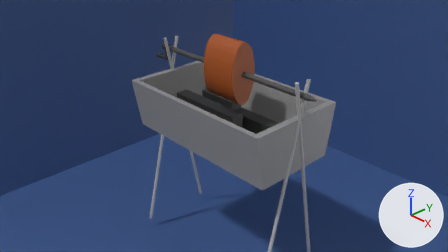
The Blender file guruguruniku/guruguruniku.blend as it was, and as the next commit left it.
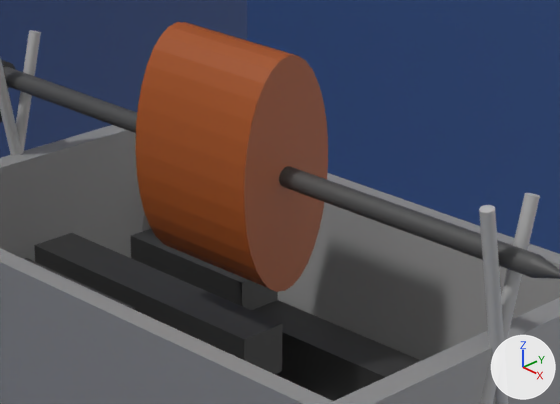
Each version appears first from the file's camera 'Camera', and next in a close-up on the part from 37% to 71% of the width and 11% to 54% of the height. Lighting does not change. The marker at lower right points along +X, +Y and +Z.

Script lines for the objects in view, before the commit:
```python
me_cube_002 = bpy.data.meshes.new('Cube.002')
me_cube_002.from_pydata([(-1.0, -1.0, -1.0), (-1.0, -1.0, 1.0), (-1.0, 1.0, -1.0), (-1.0, 1.0, 1.0), (1.0, -1.0, -1.0), (1.0, 1.0, -1.0), (1.0, 1.0, 1.0)], [], [(0, 2, 3, 1), (2, 5, 6, 3), (2, 0, 4, 5)])
me_cube_002.materials.append(mat_material)  # blue #3e598b
me_cube_005 = bpy.data.meshes.new('Cube.005')
me_cube_005.from_pydata(...)  # a box spanning x -1.0..1.0, y -1.0..1.0, z -1.0..1.0
me_cube_005.materials.append(mat_material_004)  # black #343434
me_cylinder_007 = bpy.data.meshes.new('Cylinder.007')
me_cylinder_007.from_pydata(...)  # 480 vertices, 300 faces; spans x -8.6..107.1, y -2.0..2.2, z -8.1..2.2
# faces by material slot: [234, 66]
me_cylinder_007.materials.append(mat_material_004)  # black #343434
me_cylinder_007.materials.append(mat_material_003)  # dark grey #4b4b4b
ob_cube_001 = bpy.data.objects.new('Cube.001', me_cube_002)
ob_cube_001.location = (0.0, 0.0, 2.966)
ob_cube_001.scale = (6.28, 6.28, 6.28)
ob_cube_004 = bpy.data.objects.new('Cube.004', me_cube_005)
ob_cube_004.location = (-0.838, 0.569, 0.328)
ob_cube_004.scale = (0.528, 0.157, 0.157)
ob_cylinder_007 = bpy.data.objects.new('Cylinder.007', me_cylinder_007)
ob_cylinder_007.location = (-2.195, -0.001, 1.496)
ob_cylinder_007.scale = (0.0424, 0.0424, 0.0424)
# also in view: 'Cylinder.005' at (0.01, 0.0, 1.5); 'Cube.002' at (0.74, 0.5, 0.16); 'Cylinder.003' at (-2.0, 0.32, -0.64); 'Cube' at (0.0, 0.0, 0.4); 'Cylinder.002' at (-2.0, -0.4, -0.64)
```
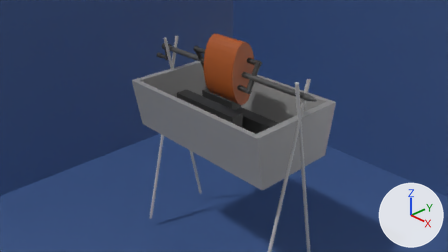
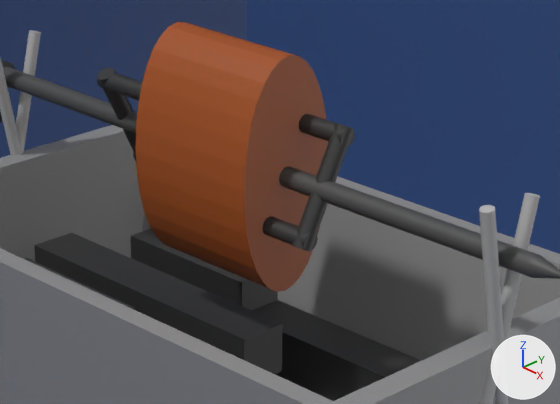
What differs and where, as boxes (x1, y1, x2, y2) in the close-ups (560 x 404 px):
part 1 of me_cylinder_007, added (black)
    after: (262, 216, 318, 250)
part 2 of me_cylinder_007, added (black)
    after: (292, 123, 354, 252)
part 3 of me_cylinder_007, added (black)
    after: (97, 71, 142, 100)
part 4 of me_cylinder_007, added (black)
    after: (97, 67, 136, 156)
part 5 of me_cylinder_007, added (black)
    after: (299, 114, 355, 146)

Diff of the bpy script that builds the scene:
```diff
--- a/guruguruniku/guruguruniku.blend.py
+++ b/guruguruniku/guruguruniku.blend.py
@@ me_cylinder_007 @@
 # used by ob_cylinder_007; location = (-2.195, -0.001, 1.496); scale = (0.0424, 0.0424, 0.0424)
-me_cylinder_007.from_pydata(...)  # 480 vertices, 300 faces; spans x -8.6..107.1, y -2.0..2.2, z -8.1..2.2
+me_cylinder_007.from_pydata(...)  # 864 vertices, 504 faces; spans x -8.6..107.1, y -4.7..5.1, z -8.1..8.3
+# me_cylinder_007 part 1: a new loose piece, a 32-sided cylinder along x spanning x 53.4..70.0, y -4.3..-1.7, z -7.3..-4.7, in mat_material_004 (black #343434)
+# me_cylinder_007 part 2: the loose piece of 64 vertices spanning x -2.1..2.2, y -2.0..2.2, z -2.1..2.2 is copied, and the copy is multiplied about its middle by the matrix ((0.0, 0.0, -0.603), (-1.772, -0.538, 0.0), (-3.491, 0.273, 0.0)), then moved by (68.9, 0.1, 0.3); it spans x 67.6..70.2, y -4.7..5.1, z -7.7..8.3
+# me_cylinder_007 part 3: a new loose piece, a 32-sided cylinder along x spanning x 29.4..46.1, y -4.3..-1.7, z 5.2..7.7, in mat_material_004 (black #343434)
+# me_cylinder_007 part 4: the loose piece of 64 vertices spanning x -2.1..2.2, y -2.0..2.2, z -2.1..2.2 is copied, and the copy is multiplied about its middle by the matrix ((0.0, 0.0, 0.603), (-1.772, -0.538, 0.0), (3.491, -0.273, 0.0)), then moved by (30.4, 0.1, 0.1); it spans x 29.2..31.8, y -4.7..5.1, z -7.9..8.2
+# me_cylinder_007 part 5: a new loose piece of 64 vertices spanning x 53.1..70.0, y 2.1..4.7, z 5.3..7.9, in mat_material_004 (black #343434)
 me_cylinder_007.materials.append(mat_material_004)
```
